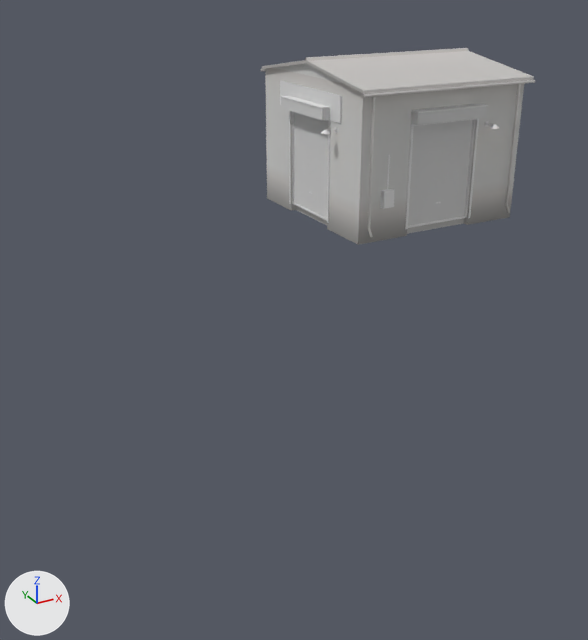
What one commit did to the glTF model public/assets/models/industrial-complex/buildings/block_05.glb.
Before and after are seen from a camera (50 mm lens) standing at (-17.3, -14.1, 10.1) and looking at (-5.3, 7.6, -0.8). Lighting does not change. The marker at lower left points along +X, +Y and +Z. The older version comes first. Where no turn or scale is listed for an object, it has been applied to the vertices.

Names of what the first picture shows: 'I15_shell', 'KIT_ibulk__steel_dark#415', 'KIT_ibulk__steel_green#416', 'KIT_iroller_3.2x4.2_roller_grey__roller_grey#395', 'KIT_iroller_3.2x4.2_roller_grey__roller_grey#412', 'KIT_iroller_3.2x4.2_roller_grey__steel_dark#396', 'KIT_iroller_3.2x4.2_roller_grey__steel_dark#413', 'KIT_isign_0_5.0__sign_industrial#409', 'KIT_isign_0_5.0__steel_dark#410', 'KIT_iwallbox__galvanized#391', 'KIT_iwallbox__steel_grey#392'.
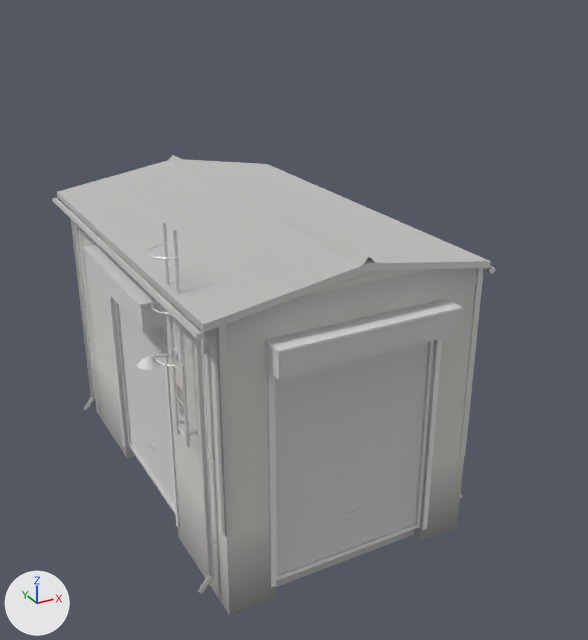
Where the change shows, as pixel boxes (x1, y1, x2, y2) in the pictures (588 x 640 px):
'I25_shell', added
    after: (52, 155, 495, 615)
'KIT_iroller_3.2x4.2_roller_grey__roller_grey#395', moved
    before: (408, 106, 487, 226)
    after: (266, 310, 461, 575)
'I15_shell', deleted
    before: (261, 48, 535, 245)
'KIT_iroller_3.2x4.2_roller_grey__steel_dark#396', moved
    before: (405, 104, 488, 229)
    after: (265, 299, 463, 588)
'KIT_iroller_3.2x4.2_roller_grey__roller_grey#401', moved, turned (not visible before)
    after: (85, 251, 175, 507)
'KIT_iroller_3.2x4.2_roller_grey__roller_grey#412', moved, turned (not visible afterwards)
    before: (281, 97, 330, 218)
'KIT_iroller_3.2x4.2_roller_grey__steel_dark#402', moved, turned (not visible before)
    after: (83, 245, 180, 528)
'KIT_iladder_5.4__galvanized#1938', added
    after: (147, 222, 198, 447)
'KIT_isign_0_5.0__sign_industrial#409', deleted
    before: (280, 81, 340, 123)
'KIT_iroller_3.2x4.2_roller_grey__steel_dark#413', moved, turned (not visible afterwards)
    before: (280, 95, 330, 223)
'KIT_ibulk__steel_green#416', moved
    before: (321, 130, 330, 134)
    after: (137, 356, 161, 370)
'KIT_iwallbox__steel_grey#392', deleted
    before: (380, 189, 395, 209)
'KIT_isign_0_5.0__steel_dark#410', deleted
    before: (281, 81, 342, 124)
'KIT_ibulk__steel_dark#415', moved
    before: (326, 127, 337, 133)
    after: (151, 347, 178, 361)

Edits to the bpy script that builds the scene:
```text
Remove ob_i15_shell:
    ob_i15_shell = bpy.data.objects.new('I15_shell', me_i15_shell)
Change ob_kit_ibulk__steel_dark_415:
    ob_kit_ibulk__steel_dark_415.location: (-4.0, -2.15, 3.95) -> (-2.5, -2.15, 3.95)
Change ob_kit_ibulk__steel_green_416:
    ob_kit_ibulk__steel_green_416.parent: ob_i15 -> ob_i25
    ob_kit_ibulk__steel_green_416.location: (-4.0, -2.15, 3.95) -> (-2.5, -2.15, 3.95)
Change ob_kit_iroller_3_2x4_2_roller_grey__roller_grey_395:
    ob_kit_iroller_3_2x4_2_roller_grey__roller_grey_395.parent: ob_i15 -> ob_i25
Change ob_kit_iroller_3_2x4_2_roller_grey__roller_grey_401:
    ob_kit_iroller_3_2x4_2_roller_grey__roller_grey_401.parent: ob_i15 -> ob_i25
    ob_kit_iroller_3_2x4_2_roller_grey__roller_grey_401.location: (4.0, 0.0, 0.0) -> (-2.5, 0.0, 0.0)
    ob_kit_iroller_3_2x4_2_roller_grey__roller_grey_401.rotation_euler: (0.0, 0.0, -1.571) -> (0.0, 0.0, 1.571)  # degrees (0, 0, -90) -> degrees (0, 0, 90)
Change ob_kit_iroller_3_2x4_2_roller_grey__roller_grey_412:
    ob_kit_iroller_3_2x4_2_roller_grey__roller_grey_412.rotation_euler: (0.0, 0.0, 1.571) -> (0.0, 0.0, 0.0)  # degrees (0, 0, 90) -> degrees (0, 0, 0)
    ob_kit_iroller_3_2x4_2_roller_grey__roller_grey_412.parent: ob_i15 -> ob_i25
    ob_kit_iroller_3_2x4_2_roller_grey__roller_grey_412.location: (-4.0, 0.0, 0.0) -> (0.0, 4.0, 0.0)
Change ob_kit_iroller_3_2x4_2_roller_grey__steel_dark_396:
    ob_kit_iroller_3_2x4_2_roller_grey__steel_dark_396.parent: ob_i15 -> ob_i25
Change ob_kit_iroller_3_2x4_2_roller_grey__steel_dark_402:
    ob_kit_iroller_3_2x4_2_roller_grey__steel_dark_402.parent: ob_i15 -> ob_i25
    ob_kit_iroller_3_2x4_2_roller_grey__steel_dark_402.location: (4.0, 0.0, 0.0) -> (-2.5, 0.0, 0.0)
    ob_kit_iroller_3_2x4_2_roller_grey__steel_dark_402.rotation_euler: (0.0, 0.0, -1.571) -> (0.0, 0.0, 1.571)  # degrees (0, 0, -90) -> degrees (0, 0, 90)
Change ob_kit_iroller_3_2x4_2_roller_grey__steel_dark_413:
    ob_kit_iroller_3_2x4_2_roller_grey__steel_dark_413.rotation_euler: (0.0, 0.0, 1.571) -> (0.0, 0.0, 0.0)  # degrees (0, 0, 90) -> degrees (0, 0, 0)
    ob_kit_iroller_3_2x4_2_roller_grey__steel_dark_413.parent: ob_i15 -> ob_i25
    ob_kit_iroller_3_2x4_2_roller_grey__steel_dark_413.location: (-4.0, 0.0, 0.0) -> (0.0, 4.0, 0.0)
Remove ob_kit_isign_0_5_0__sign_industrial_409:
    ob_kit_isign_0_5_0__sign_industrial_409 = bpy.data.objects.new('KIT_isign_0_5.0__sign_industrial#409', me_kit_isign_0_5_0__sign_industrial)
Remove ob_kit_isign_0_5_0__steel_dark_410:
    ob_kit_isign_0_5_0__steel_dark_410 = bpy.data.objects.new('KIT_isign_0_5.0__steel_dark#410', me_kit_isign_0_5_0__steel_dark)
Remove ob_kit_iwallbox__galvanized_391:
    ob_kit_iwallbox__galvanized_391 = bpy.data.objects.new('KIT_iwallbox__galvanized#391', me_kit_iwallbox__galvanized)
Remove ob_kit_iwallbox__steel_grey_392:
    ob_kit_iwallbox__steel_grey_392 = bpy.data.objects.new('KIT_iwallbox__steel_grey#392', me_kit_iwallbox__steel_grey)
Add ob_i25:
    ob_i25 = bpy.data.objects.new('I25', None)
    ob_i25.location = (-10.5, 0.0, 0.0)
Add ob_kit_iladder_5_4__galvanized_1938:
    ob_kit_iladder_5_4__galvanized_1938 = bpy.data.objects.new('KIT_iladder_5.4__galvanized#1938', me_kit_iladder_5_4__galvanized)  # 258 vertices, 304 faces; spans x -0.55..0.0, y -0.37..0.37, z 2.6..6.4
    ob_kit_iladder_5_4__galvanized_1938.location = (-13.0, -2.72, 0.0)
Add ob_i25_shell:
    ob_i25_shell = bpy.data.objects.new('I25_shell', me_i25_shell)  # 391 vertices, 536 faces; spans x -2.92..2.9, y -4.18..4.18, z -0.3..5.9
    ob_i25_shell.location = (-10.5, 0.0, 0.0)
```
